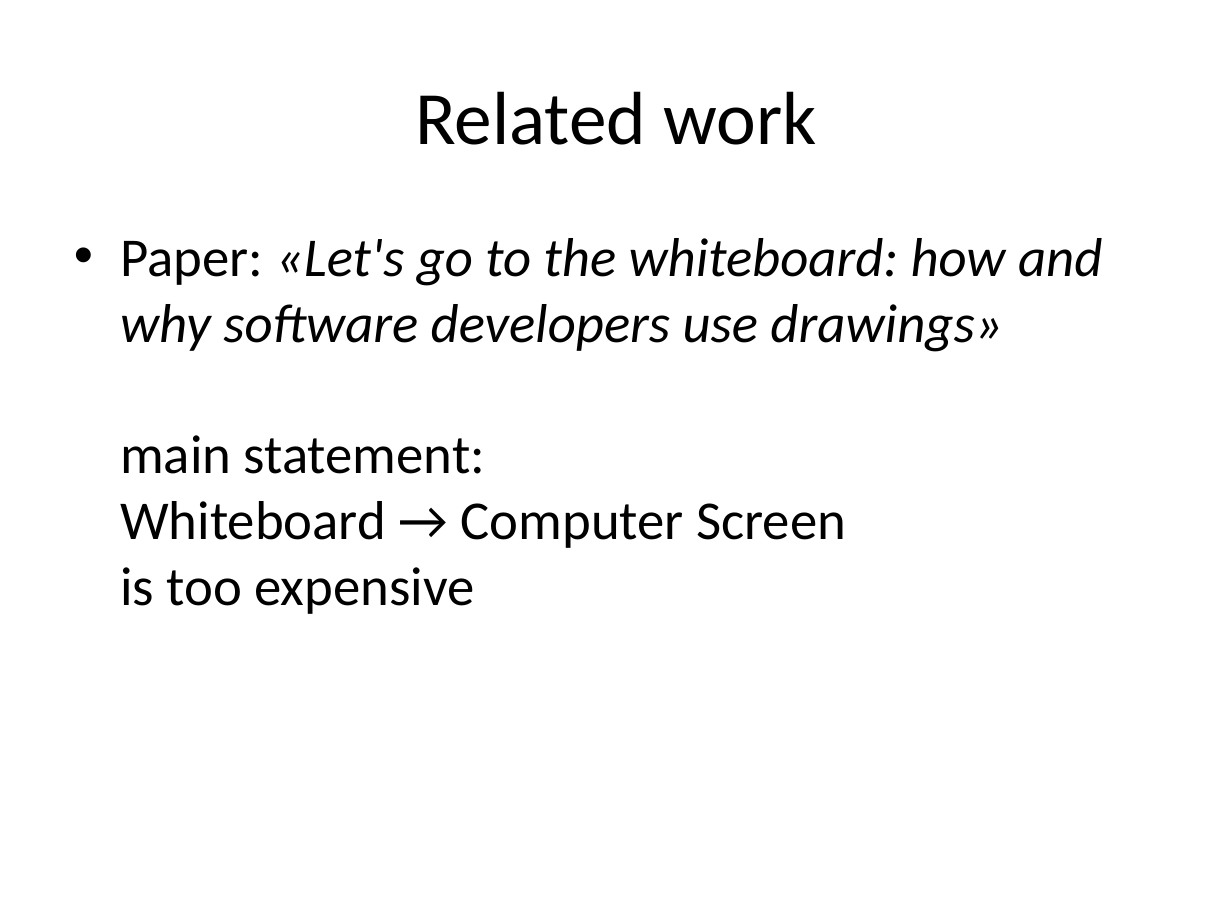
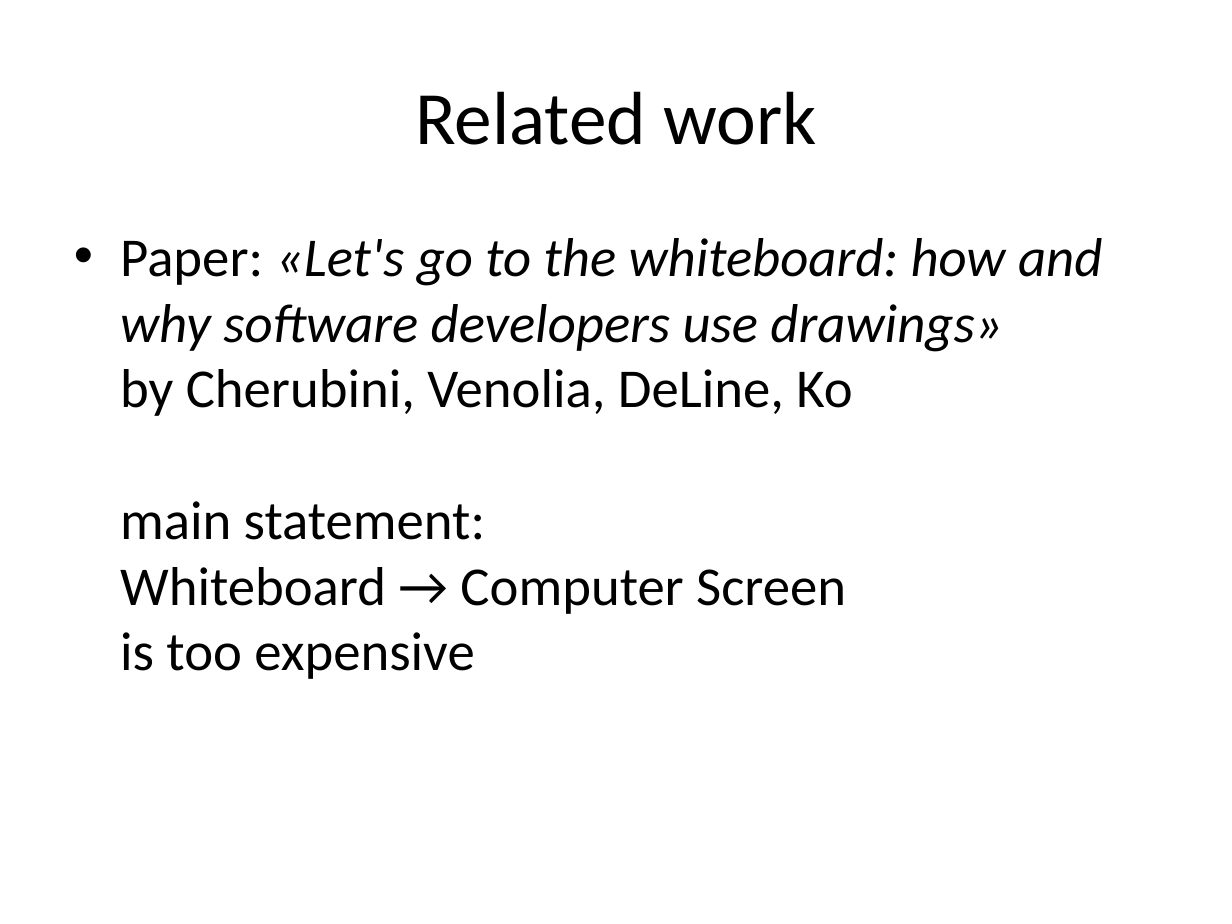
Before and after one commit to CedricReichenbach/DoodleDebug, a slide deck: slide 7 of presentations/Demo DoodleDebug Jan-2011.pptx. Drawn at 1232x924 pixels with LibreOffice and Linux fonts; fonts in the diff are those of the drawing. Boxes give left, top, right and bottom in pixels: in the first picture for what was removed or moved away, otherwise in the second. Text is boxed around its words. In the diff, an @@ line names an element or a change of style, - is before the commit and + after.

```diff
--- a/presentations/Demo DoodleDebug Jan-2011.pptx
+++ b/presentations/Demo DoodleDebug Jan-2011.pptx
@@ text at (120,238,1102,679): text changed; italic off @@
-• Paper: «Let's go to the whiteboard: how and why software developers use drawings»
-  main statement:
-  Whiteboard → Computer Screen
-  is too expensive
+• Paper: «Let's go to the whiteboard: how and why software developers use drawings»
+  by Cherubini, Venolia, DeLine, Ko
+  main statement:
+  Whiteboard → Computer Screen
+  is too expensive
```
Also in this commit, not shown: 2 other slides changed, 3 other files.
